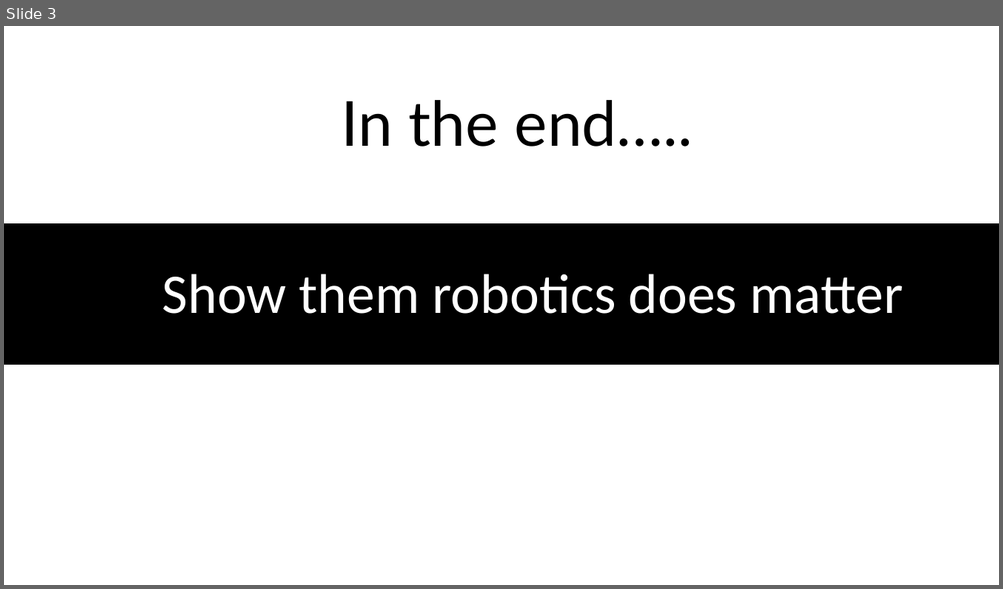
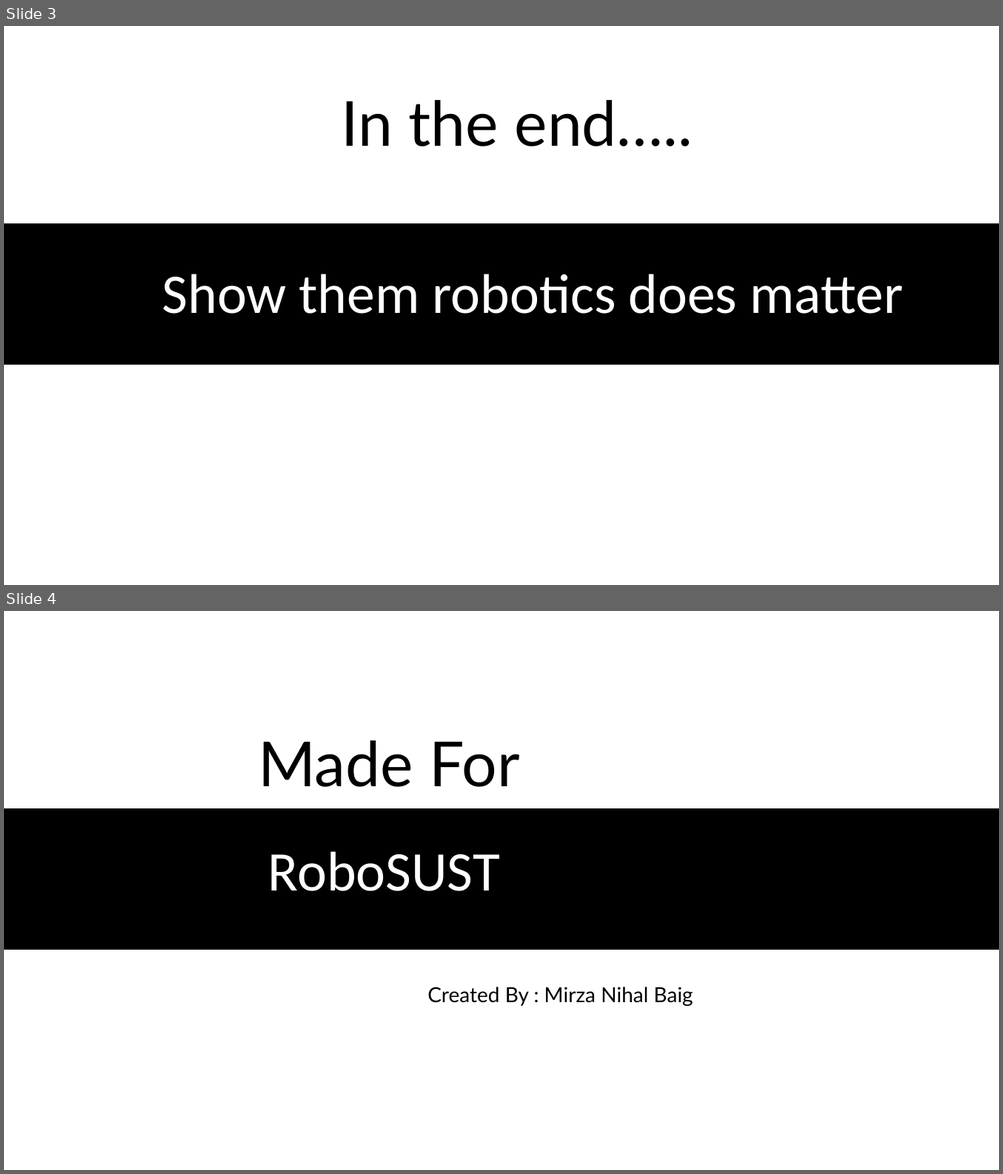
Before and after one commit to nihalbaig0/RoboSUST-Mentor-Workshop-2020-, a slide deck: BreadBoard.pptx. Shown one above the other, each under a label of ours: slide 3 before the commit, slides 3 and 4 after it. The pictures are 1003x589 and 1003x1174 pixels, drawn with LibreOffice and Linux fonts; fonts in the diff are those of the drawing. Boxes give left, top, right and bottom in pixels: in the first picture for what was removed or moved away, otherwise in the second. Text is boxed around its words. In the diff, an @@ line names an element or a change of style, - is before the commit and + after.

Commit message:
updating breadboard file

```diff
--- a/BreadBoard.pptx
+++ b/BreadBoard.pptx
@@ slide 4 added at bbox=[4, 611, 999, 1170], background #FFFFFF @@
@@ text added at bbox=[258, 741, 520, 787], 60 pt, text #000000 @@
+Made For
@@ rectangle added at bbox=[4, 809, 999, 950], fill #000000, outline #000000 1 pt @@
@@ text added at bbox=[268, 851, 500, 891], 54 pt, text #FFFFFF @@
+RoboSUST
@@ text added at bbox=[427, 987, 693, 1006], 20 pt, text #000000 @@
+Created By : Mirza Nihal Baig
```
